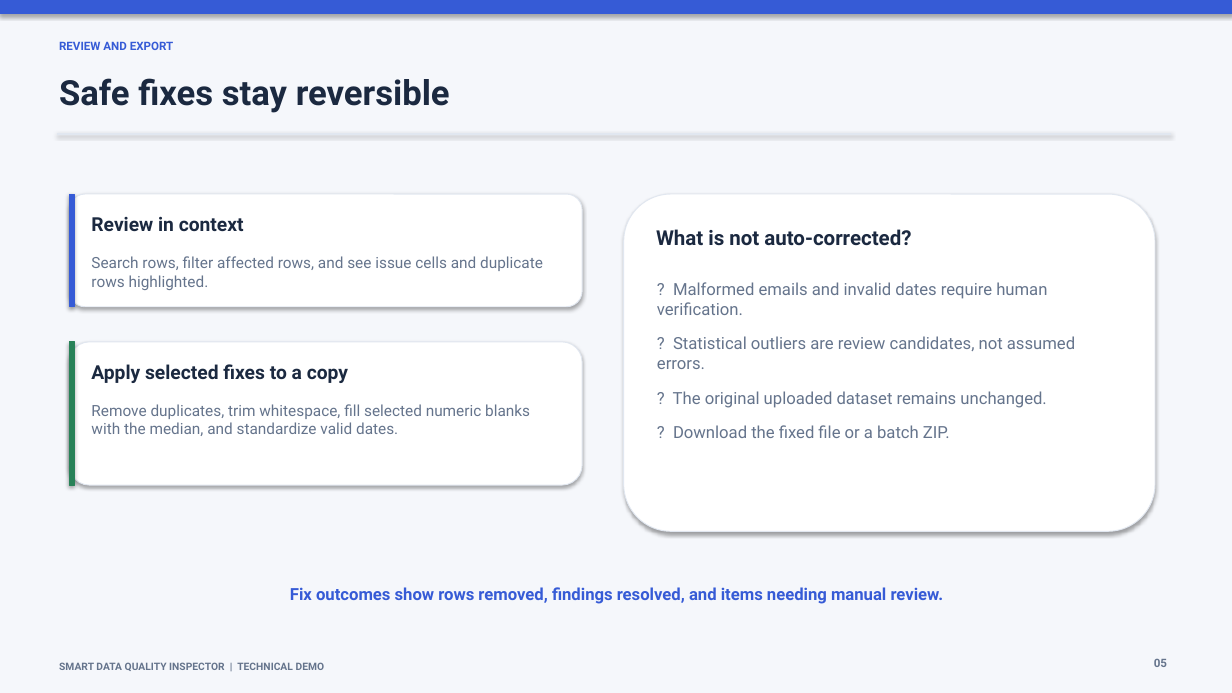
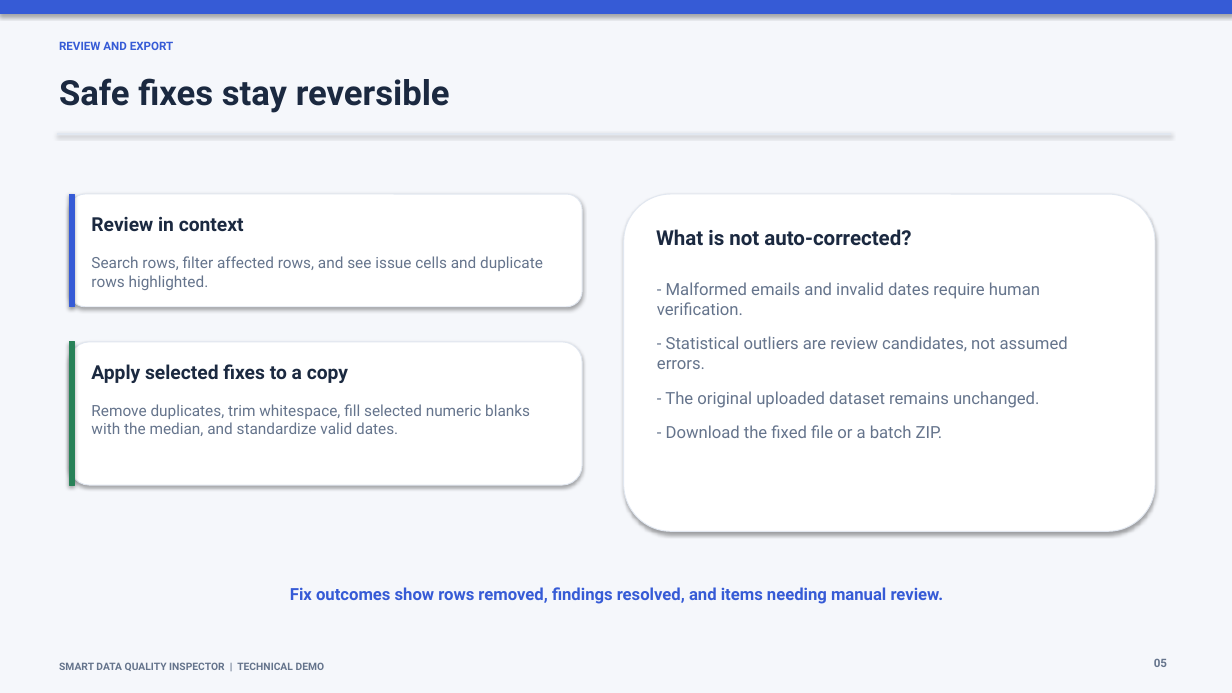
Before and after one commit to sajidjfastian-dev/smart-data-quality-inspector, a slide deck: slide 5 of Smart_Data_Quality_Inspector_Technical_Demo.pptx. Drawn at 1232x693 pixels with LibreOffice and Linux fonts; fonts in the diff are those of the drawing. Boxes give left, top, right and bottom in pixels: in the first picture for what was removed or moved away, otherwise in the second. Text is boxed around its words. In the diff, an @@ line names an element or a change of style, - is before the commit and + after.

```diff
--- a/Smart_Data_Quality_Inspector_Technical_Demo.pptx
+++ b/Smart_Data_Quality_Inspector_Technical_Demo.pptx
@@ text at (x1=657, y1=282, x2=1068, y2=438): text changed @@
-? Malformed emails and invalid dates require human verification.
-? Statistical outliers are review candidates, not assumed errors.
-? The original uploaded dataset remains unchanged.
-? Download the fixed file or a batch ZIP.
+- Malformed emails and invalid dates require human verification.
+- Statistical outliers are review candidates, not assumed errors.
+- The original uploaded dataset remains unchanged.
+- Download the fixed file or a batch ZIP.
```
Also in this commit, not shown: 8 other slides changed, 7 other files.
